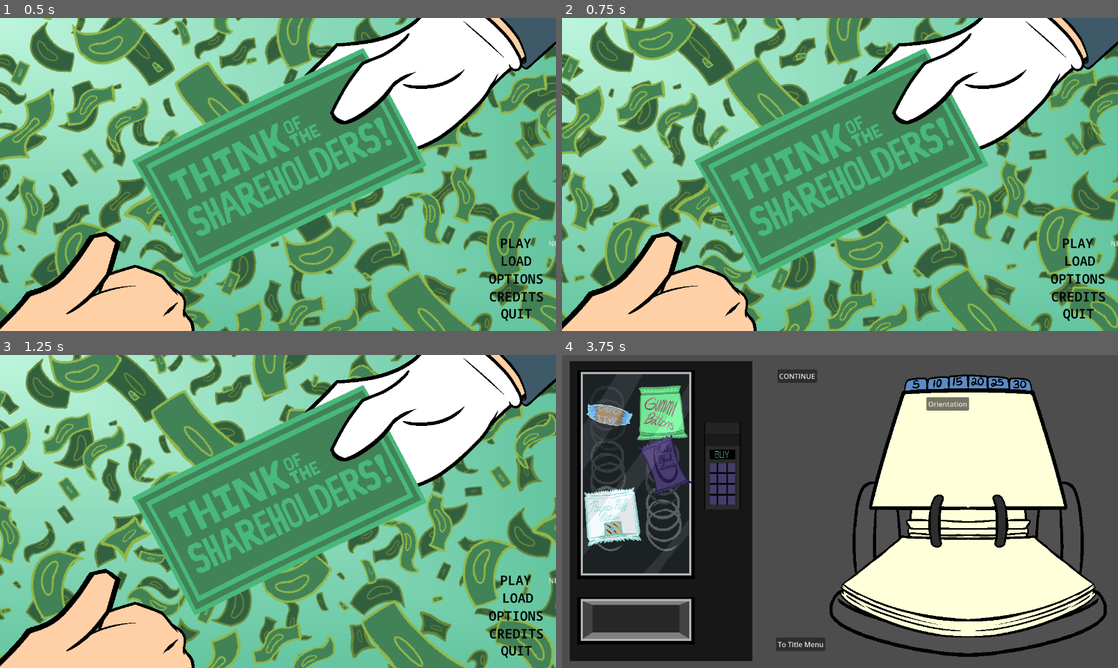
Above: before the commit, frames 1-4 (two rows, left to right).
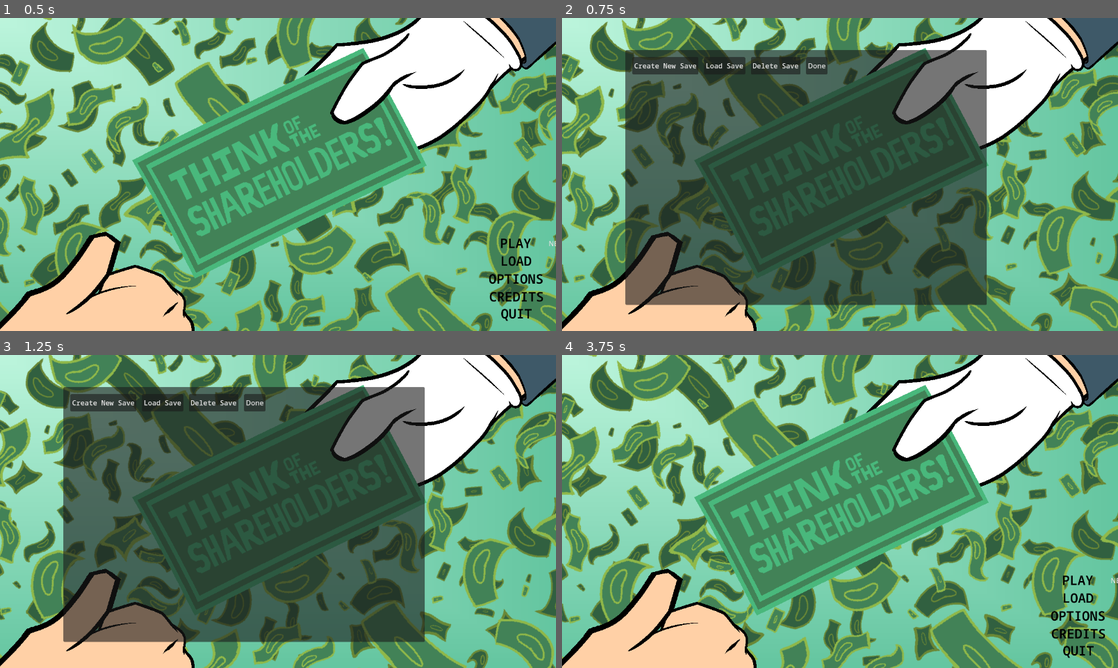
Above: after the commit, the same moments.

Repository: Carth501/team-ferret
Game: Godot game, scene res://scenes/main_menu.tscn
Same seed, same stepped clock (60 frames per second), same inputs: the game is played once before the commit and once after it. Sound files missing from this copy of the repository are replaced by a short silence.
Inputs (mouse positions are in pixels of both pictures, inside the frame that each line leads up to):
- Up to frame 1 (0.5 s): no input
- Up to frame 2 (0.75 s): click (1079, 262) at 0.5 s
- Up to frame 3 (1.25 s): no input
- Up to frame 4 (3.75 s): click (667, 401) at 1.25 s, where only the run after the commit has a clickable "Create New Save"; click (723, 401) at 2 s, where only the run after the commit has a clickable "Load Save"; click (1095, 580) at 2.75 s, where only the run before the commit has a clickable "NEW GAME"; click (817, 401) at 3.5 s, where only the run after the commit has a clickable "Done"

Frame 1 is identical in both runs. In frame 2, 53% of the frame differs, in the area x 11-100%, y 10-97%; in frame 3, 53%; in frame 4, 99%, in the area x 0-100%, y 0-100%.

Commit message:
begin save manger panel implementation

Diff:
--- a/scenes/main_menu.tscn
+++ b/scenes/main_menu.tscn
@@ -19,6 +19,7 @@
 [ext_resource type="Texture2D" uid="uid://b7hkaynupl514" path="res://assets/images/menu/buttons/Quit.png" id="14_lls55"]
 [ext_resource type="AudioStream" uid="uid://t5mmhj1jlbxn" path="res://assets/audio/music/title_screen.mp3" id="17_trxdg"]
 [ext_resource type="PackedScene" uid="uid://8deiq5qjtha" path="res://scenes/credits.tscn" id="19_cn5hu"]
+[ext_resource type="Script" path="res://scripts/load_manager.gd" id="20_xyo2a"]
 
 [sub_resource type="Gradient" id="Gradient_gj2xc"]
 colors = PackedColorArray(0.737255, 0.960784, 0.862745, 1, 0.396078, 0.776471, 0.631373, 1)
@@ -296,9 +297,60 @@
 [node name="Credits" parent="." instance=ExtResource("19_cn5hu")]
 visible = false
 
+[node name="Load Manager" type="Panel" parent="."]
+visible = false
+offset_left = 146.0
+offset_top = 74.0
+offset_right = 978.0
+offset_bottom = 660.0
+script = ExtResource("20_xyo2a")
+
+[node name="HBoxContainer" type="HBoxContainer" parent="Load Manager"]
+layout_mode = 0
+offset_left = 16.0
+offset_top = 16.0
+offset_right = 403.0
+offset_bottom = 56.0
+theme_override_constants/separation = 13
+
+[node name="Create New Save" type="Button" parent="Load Manager/HBoxContainer"]
+layout_mode = 2
+theme = ExtResource("3_01cxx")
+text = "Create New Save"
+
+[node name="Load Save" type="Button" parent="Load Manager/HBoxContainer"]
+layout_mode = 2
+theme = ExtResource("3_01cxx")
+text = "Load Save"
+
+[node name="Delete Save" type="Button" parent="Load Manager/HBoxContainer"]
+layout_mode = 2
+theme = ExtResource("3_01cxx")
+text = "Delete Save"
+
+[node name="Button" type="Button" parent="Load Manager/HBoxContainer"]
+layout_mode = 2
+text = "Done"
+
+[node name="ScrollContainer" type="ScrollContainer" parent="Load Manager"]
+layout_mode = 1
+anchors_preset = -1
+anchor_top = 1.0
+anchor_bottom = 1.0
+offset_left = 16.0
+offset_top = -516.0
+offset_right = 816.0
+offset_bottom = -16.0
+grow_vertical = 0
+
+[node name="VBoxContainer" type="VBoxContainer" parent="Load Manager/ScrollContainer"]
+layout_mode = 2
+
 [connection signal="pressed" from="MenuContainer/Button Control/play" to="." method="load_latest"]
+[connection signal="pressed" from="MenuContainer/Button Control/load" to="." method="toggle_load_manager"]
 [connection signal="pressed" from="MenuContainer/Button Control/credits" to="." method="toggle_credits"]
 [connection signal="pressed" from="MenuContainer/Button Control/quit" to="MenuContainer/Button Control/quit/quitter" method="endgame"]
 [connection signal="exit_options_menu" from="options_menu" to="." method="_on_options_menu_exit_options_menu"]
 [connection signal="tree_exiting" from="AudioStreamPlayer" to="AudioStreamPlayer" method="record_exit_time"]
 [connection signal="close" from="Credits" to="." method="toggle_credits"]
+[connection signal="pressed" from="Load Manager/HBoxContainer/Button" to="." method="toggle_load_manager"]
--- /dev/null
+++ b/scripts/load_manager.gd
@@ -0,0 +1,40 @@
+class_name load_manager extends Panel
+
+var saves: Array[Variant]
+var save_buttons: Array[generic_button] = []
+@onready var save_container := $ScrollContainer/VBoxContainer
+var index_selected := 0
+var something_selected := false
+@onready var highlight_theme := Theme.new()
+
+func _ready():
+	saves = save_handler_single.save_data # pass by ref
+	highlight_theme.set_color("highlight", "Button", Color(0, 0, 0))
+
+func build():
+	var index = 0
+	for save in saves:
+		var save_selection_button = generic_button.new()
+		save_selection_button.set_string(str(index))
+		save_selection_button.set_label(save.name)
+		save_container.add_child(save_selection_button)
+		save_selection_button.text = save.name
+		save_selection_button.button_press.connect(select_save)
+		save_buttons.append(save_selection_button)
+
+func select_save(index: String):
+	var int_index = int(index)
+	if(index_selected != int_index || something_selected == false):
+		unhighlight_button(save_buttons[index_selected])
+		index_selected = int_index
+		something_selected = true
+		highlight_button(save_buttons[index_selected])
+	else:
+		unhighlight_button(save_buttons[index_selected])
+		something_selected = false
+
+func highlight_button(save_button: generic_button):
+	save_button.set_theme(highlight_theme)
+
+func unhighlight_button(save_button: generic_button):
+	save_button.theme = null
--- a/scripts/main_menu.gd
+++ b/scripts/main_menu.gd
@@ -6,6 +6,7 @@
 @onready var options_menu = $options_menu as OptionsMenu
 @onready var menu_container = $MenuContainer as MarginContainer
 @onready var credits_panel = $Credits as credits
+@onready var load_management := $"Load Manager"
 
 var save_data: Array[Variant]
 
@@ -61,3 +62,9 @@
 func toggle_credits():
 	menu_container.visible = !menu_container.visible
 	credits_panel.visible = !credits_panel.visible
+
+func toggle_load_manager():
+	menu_container.visible = !menu_container.visible
+	load_management.visible = !load_management.visible
+	if(load_management.visible):
+		load_management.build()
Not shown: 1 places in scenes/main_menu.tscn that only renumber resources
